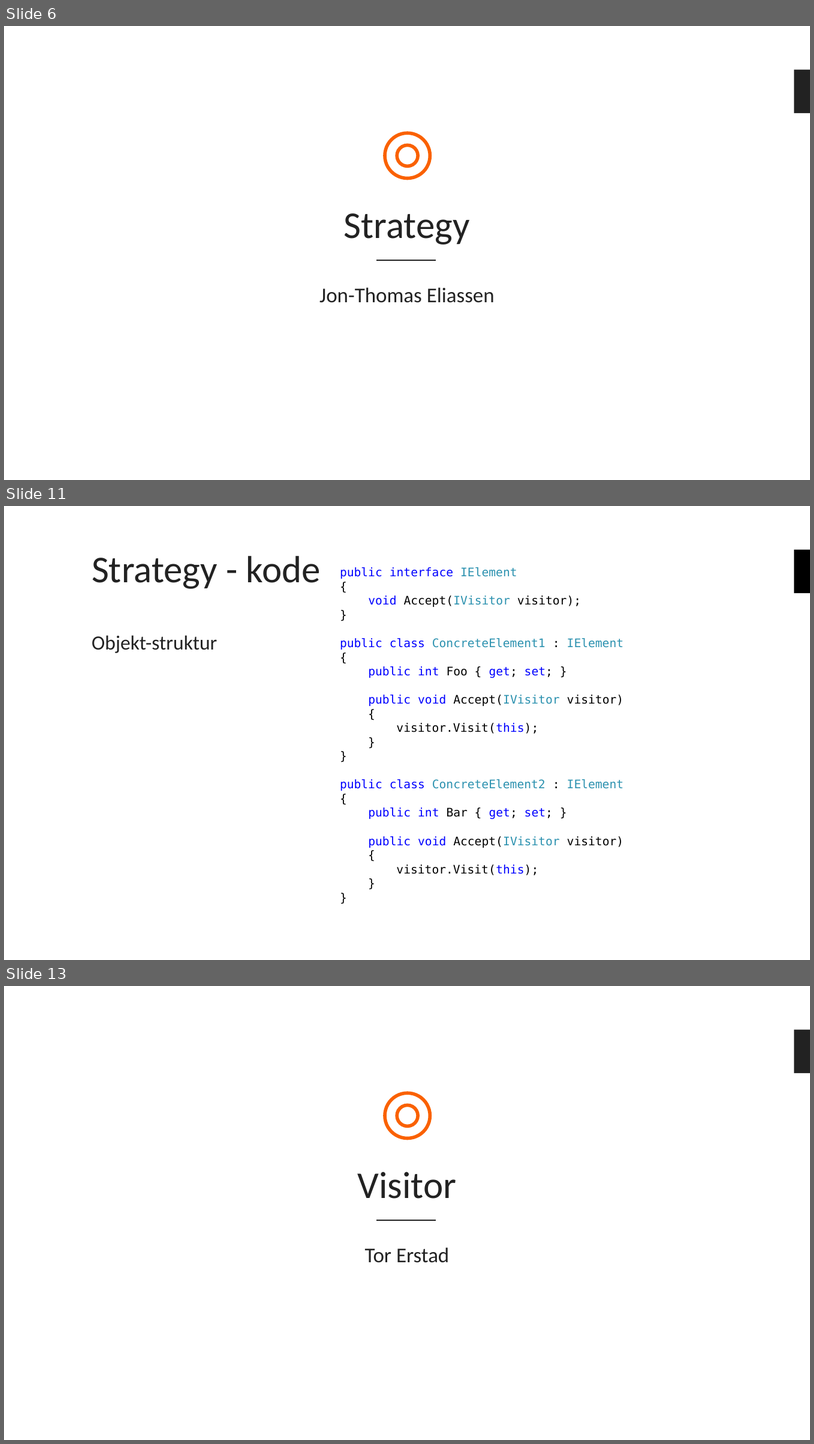
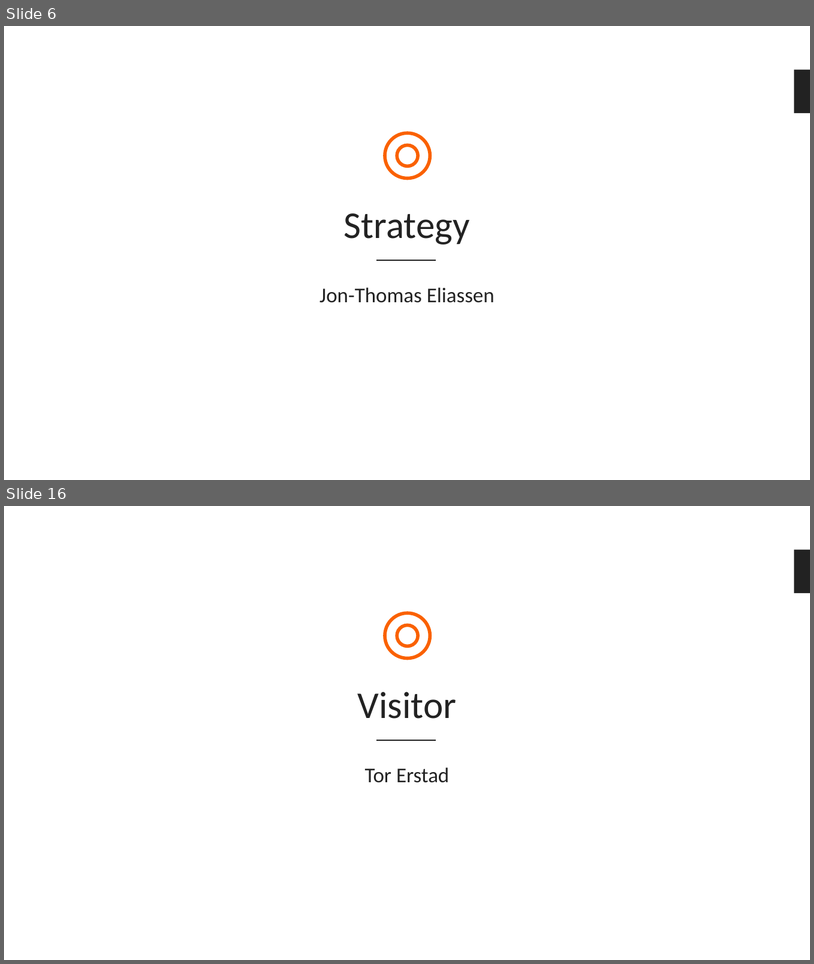
Before and after one commit to bouvet/VisitorAndStrategyPattern, a slide deck: Presentasjon.pptx. Shown one above the other, each under a label of ours: slides 6, 11 and 13 before the commit, slides 6 and 16 after it; the slides between them are not shown. The pictures are 814x1444 and 814x964 pixels, drawn with LibreOffice and Linux fonts; fonts in the diff are those of the drawing; background and template pictures are left out. Boxes give left, top, right and bottom in pixels: in the first picture for what was removed or moved away, otherwise in the second. Text is boxed around its words. In the diff, an @@ line names an element or a change of style, - is before the commit and + after.

```diff
--- a/Presentasjon.pptx
+++ b/Presentasjon.pptx
@@ slide 11 removed at (4,506,810,960), background #FFFFFF @@
@@ title removed at (92,556,321,589) @@
-Strategy - kode
@@ rectangle removed at (795,550,810,593) @@
@@ text removed at (340,567,624,875) @@
-public interface IElement
-{
-void Accept(IVisitor visitor);
-}
-public class ConcreteElement1 : IElement
-{
-public int Foo { get; set; }
-public void Accept(IVisitor visitor)
-{
-visitor.Visit(this);
-}
-}
-public class ConcreteElement2 : IElement
-{
-public int Bar { get; set; }
-public void Accept(IVisitor visitor)
-{
-visitor.Visit(this);
-}
-}
@@ text removed at (92,635,217,653) @@
-Objekt-struktur
@@ what was slide 13 is now slide 16 @@
```
Also in this commit, not shown: 5 slides changed, 4 slides added.
